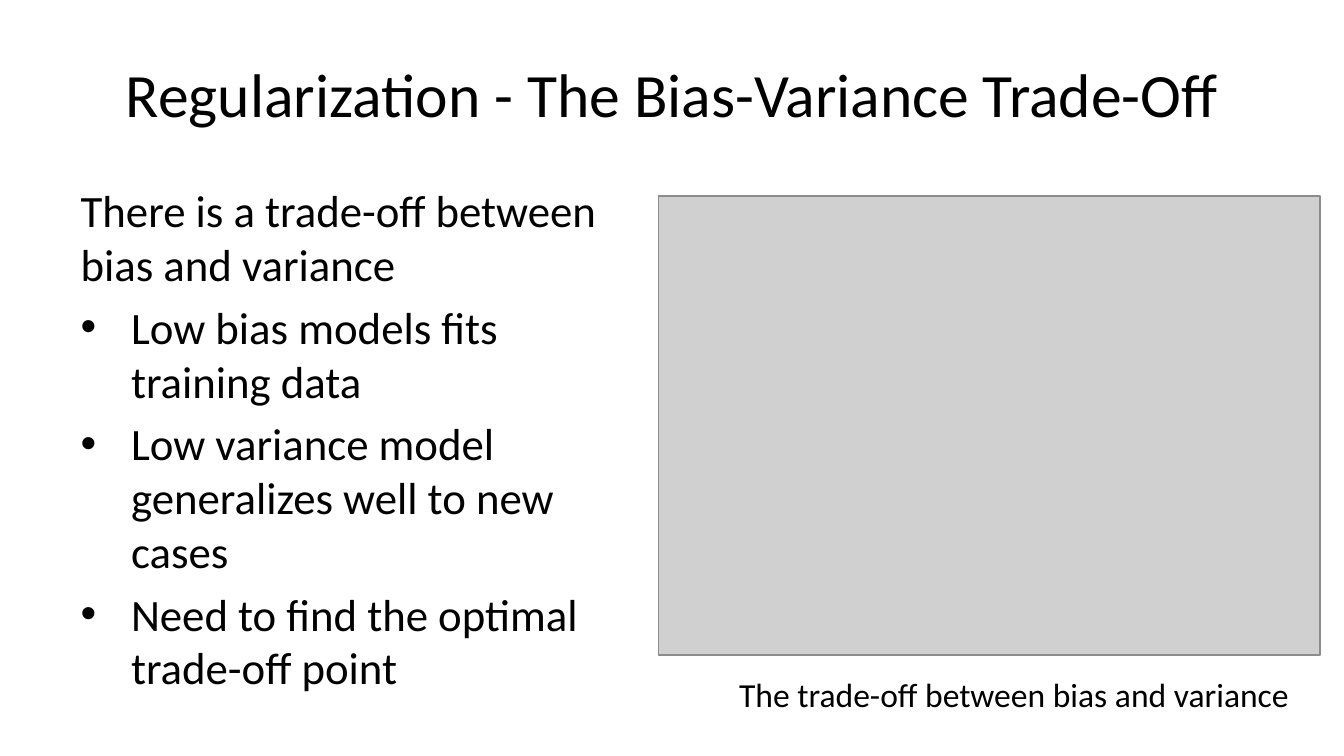
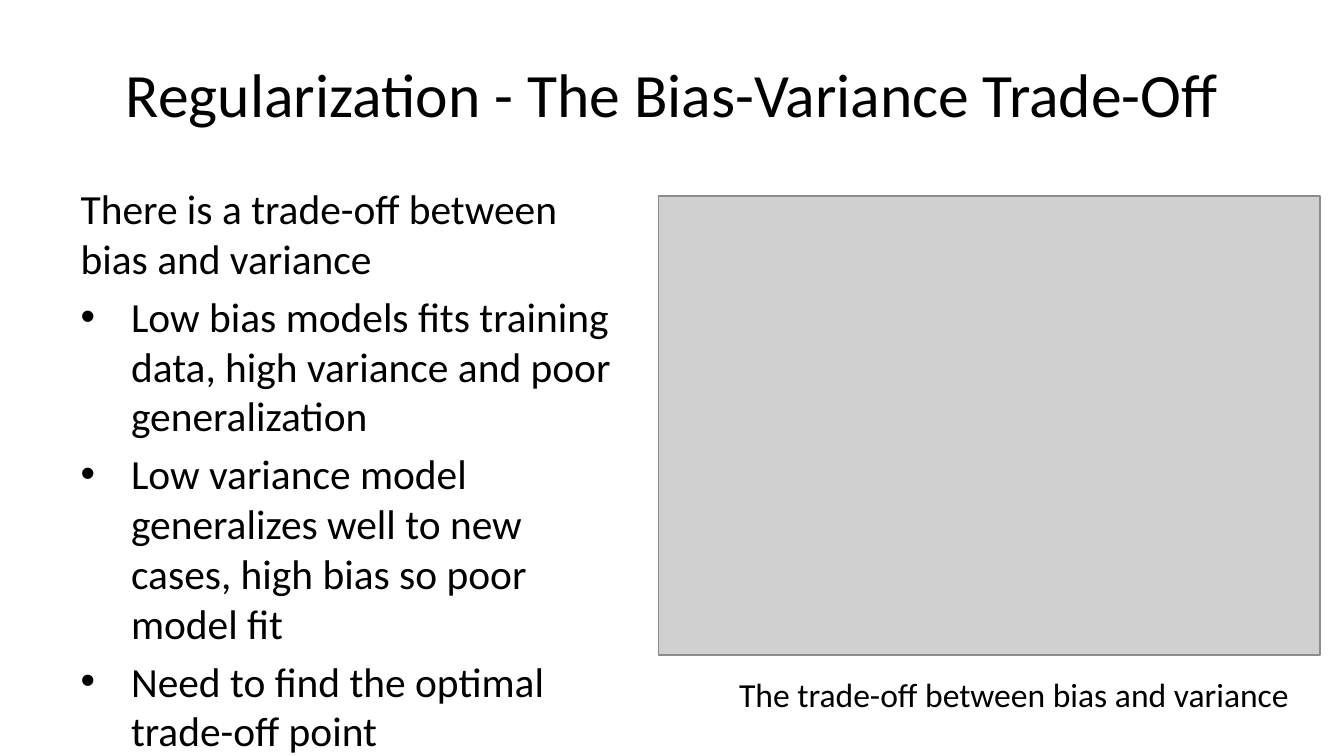
Before and after one commit to StephenElston/CSCI-E-83, a slide deck: slide 16 of LectureSlides/10a_ModelsInHighDimensions.pptx. Drawn at 1344x756 pixels with LibreOffice and Linux fonts; fonts in the diff are those of the drawing; grey boxes stand for pictures. Boxes give left, top, right and bottom in pixels: in the first picture for what was removed or moved away, otherwise in the second. Text is boxed around its words. In the diff, an @@ line names an element or a change of style, - is before the commit and + after.

```diff
--- a/LectureSlides/10a_ModelsInHighDimensions.pptx
+++ b/LectureSlides/10a_ModelsInHighDimensions.pptx
@@ text at [81,195,557,753]: size 24 to 22.2 pt in "There is a trade-off between bias and ...", "Need to find the optimal trade-off point" @@
@@ text at [131,303,611,640]: text changed; size 24 to 22.2 pt @@
-• Low bias models fits training data
-• Low variance model generalizes well to new cases
+• Low bias models fits training data, high variance and poor generalization
+• Low variance model generalizes well to new cases, high bias so poor model fit
```
Also in this commit, not shown: 9 other slides changed, 1 slide added.
